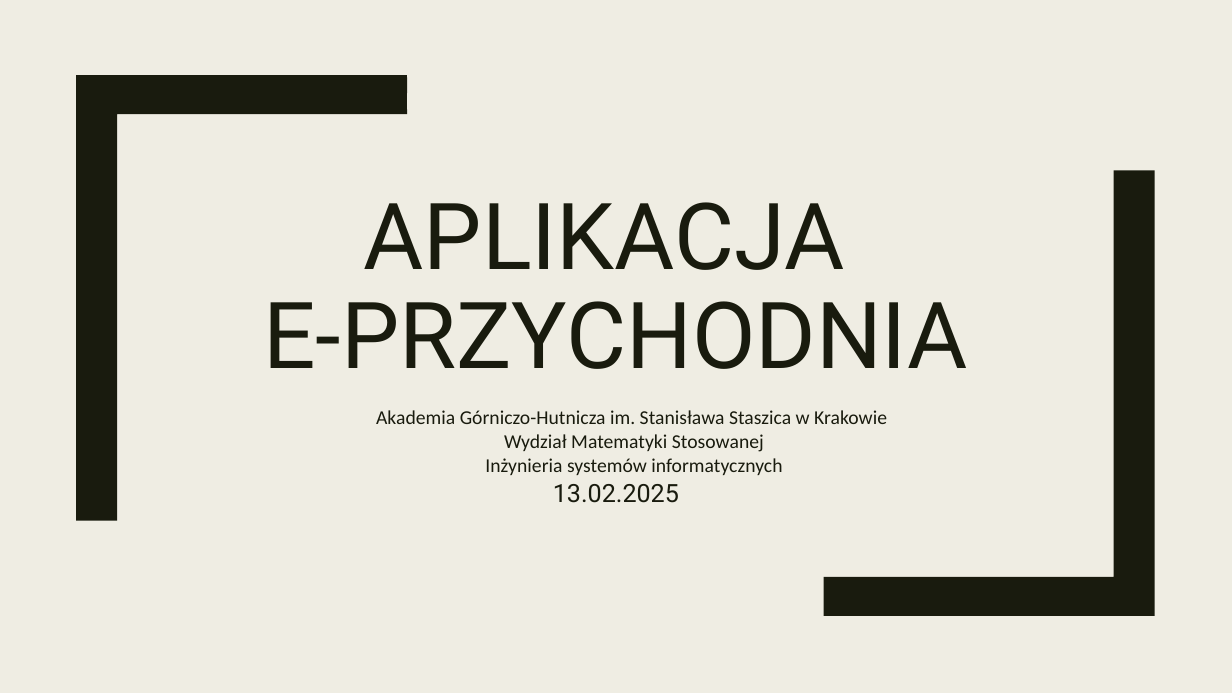
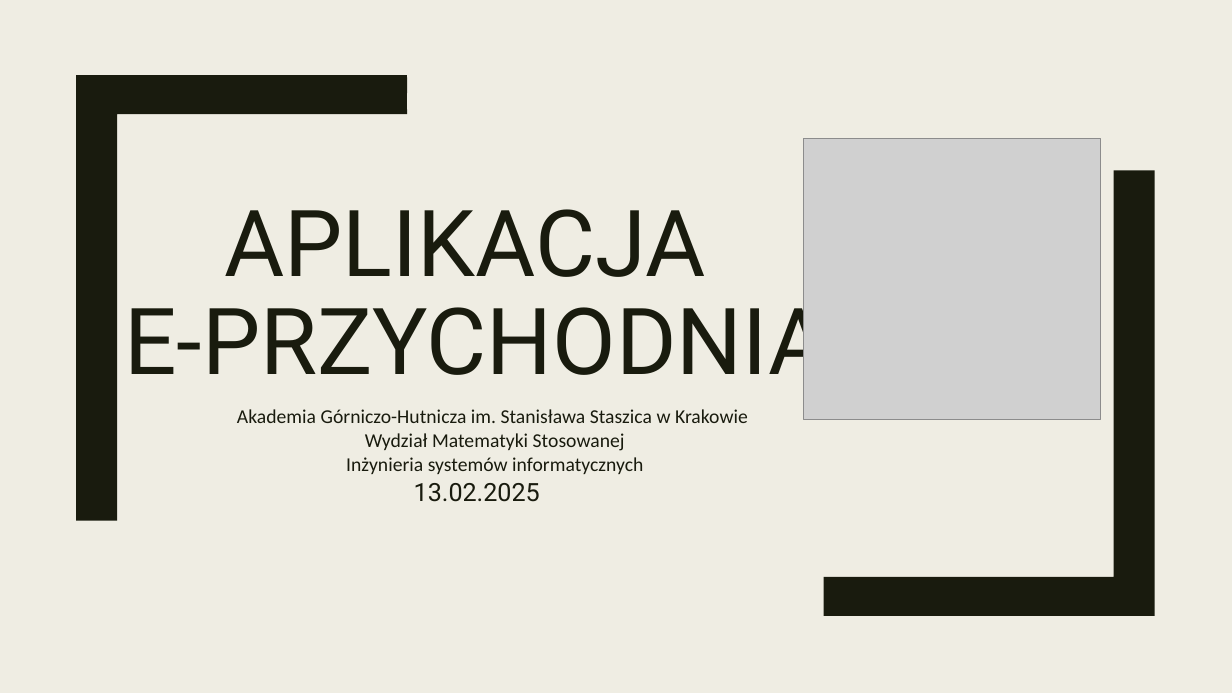
Before and after one commit to marcysia5132/eprzychodnia, a slide deck: slide 1 of E-Przychodnia.pptx. Drawn at 1232x693 pixels with LibreOffice and Linux fonts; fonts in the diff are those of the drawing; grey boxes stand for pictures. Boxes give left, top, right and bottom in pixels: in the first picture for what was removed or moved away, otherwise in the second. Text is boxed around its words. In the diff, an @@ line names an element or a change of style, - is before the commit and + after.

```diff
--- a/E-Przychodnia.pptx
+++ b/E-Przychodnia.pptx
@@ picture added at (804, 139, 1101, 420) @@
@@ title "APLIKACJA E-PRZYCHODNIA" rewrapped from (263, 202, 968, 369) to (124, 209, 829, 396) @@
@@ subtitle "Akademia Górniczo-Hutnicza im. Stanisława Staszica ...": place and size @@
-subtitle "Akademia Górniczo-Hutnicza im. Stanisława Staszica ..." at (376, 410, 887, 503)
+subtitle "Akademia Górniczo-Hutnicza im. Stanisława Staszica ..." at (237, 409, 748, 502)
```
